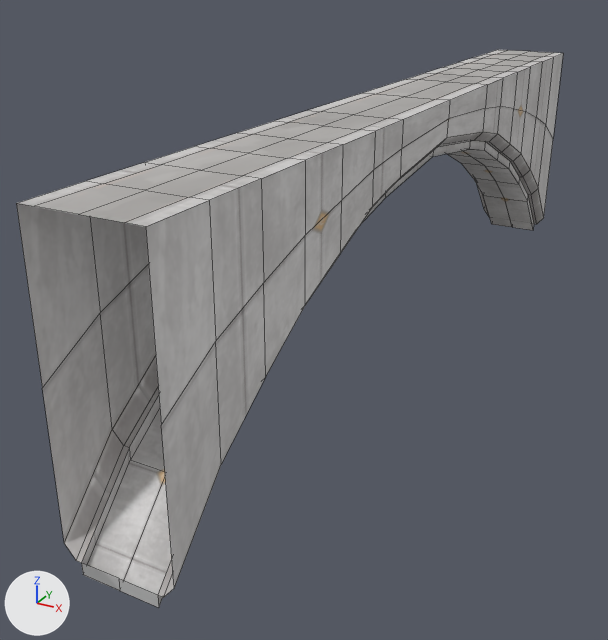
The FBX model Assets/ART/Models/Environment/Imports/CurveDouble.fbx, before and after one commit.
One viewpoint serves both versions: a 50 mm camera at (6.06, -14.9, 12.51) aimed at (-1.27, -1.57, 5.84). Arrows for +X, +Y and +Z are at lower left; the lights stay in place. Mesh edges are drawn as thin lines. Where no turn or scale is listed for an object, it has been applied to the vertices.

Names of what the first picture shows: 'CurveDouble'.
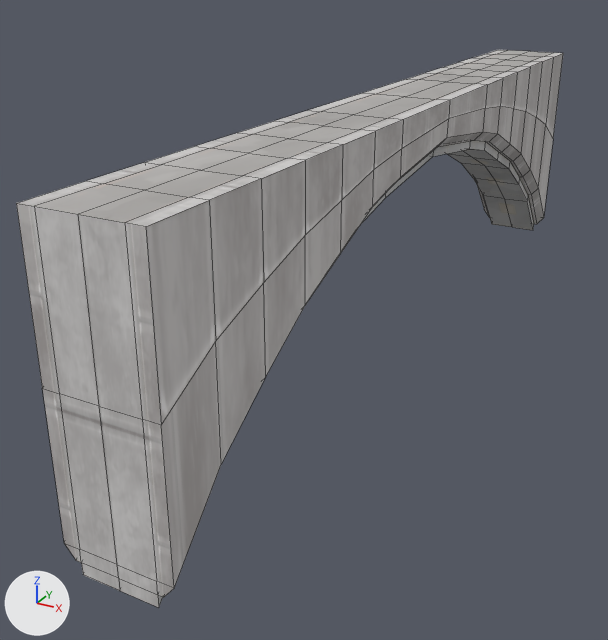
Pixel boxes [x1, y1, x2, y2] of what changed, in the pictures (608 x 640 px):
```json
{"part": 1, "of": "me_curvedouble", "change": "added", "after": [16, 203, 174, 597]}
{"part": 2, "of": "me_curvedouble", "change": "surface changed", "before": [16, 53, 563, 601], "after": [82, 53, 563, 601]}
```

Scene script edits in JSON lines:
```json
{"op": "add", "block": "img_tex_stoneatlas_normal_png", "code": ["img_tex_stoneatlas_normal_png = load_image('Tex_StoneAtlas_Normal.png', '../../../Textures/Environment/Tex_StoneAtlas_Normal.png', 2048, 2048, 'Non-Color')"]}
{"op": "add", "block": "mat_stone", "code": ["mat_stone = bpy.data.materials.new('Stone')", "# uses the picture img_tex_stoneatlas_base_color_png", "# uses the picture img_tex_stoneatlas_normal_png"]}
{"block": "me_curvedouble", "where": "# used by ob_curvedouble; location = (0.0, 8.69, 7.67)"}
{"op": "remove", "block": "me_curvedouble", "code": "me_curvedouble.from_pydata(...)  # 242 vertices, 228 faces; spans x -0.9..0.9, y -17.4..0.0, z -2.6..2.4"}
{"op": "remove", "block": "me_curvedouble", "code": "me_curvedouble.materials.append(mat_material)  # picture img_tex_stoneatlas_base_color_png"}
{"op": "add", "block": "me_curvedouble", "code": "me_curvedouble.from_pydata(...)  # 254 vertices, 252 faces; spans x -0.9..0.9, y -17.4..0.0, z -2.6..2.4"}
{"block": "me_curvedouble", "change": "me_curvedouble part 1"}
{"block": "me_curvedouble", "change": "6 vertices are added at (0.0, -17.4, -2.1), (0.6, -17.4, -2.1), (-0.6, -17.4, -2.1), (0.0, 0.0, -2.1), (0.6, 0.0, -2.1), (-0.6, 0.0, -2.1)"}
{"block": "me_curvedouble", "change": "6 new vertices lie (0.0, 0.0, 2.2) away from vertices in x -0.6..0.6, y -17.4..0.0, z -2.1"}
{"block": "me_curvedouble", "change": "24 new faces join them"}
{"block": "me_curvedouble", "change": "me_curvedouble part 2: 172 kept faces spanning x -0.9..0.9, y -17.4..0.0, z -2.6..2.4 get new texture (UV) coordinates"}
{"op": "add", "block": "me_curvedouble", "code": "me_curvedouble.materials.append(mat_stone)"}
```
